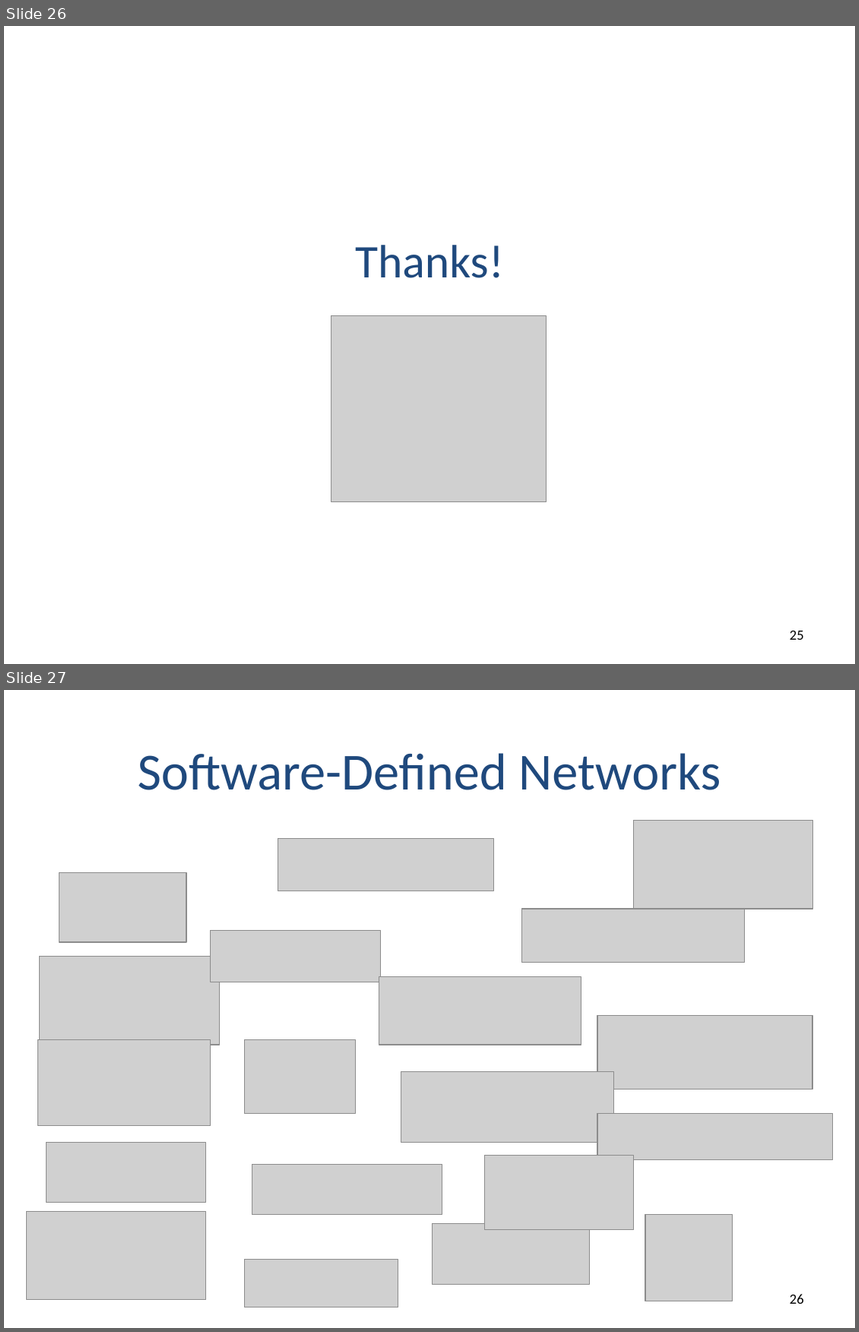
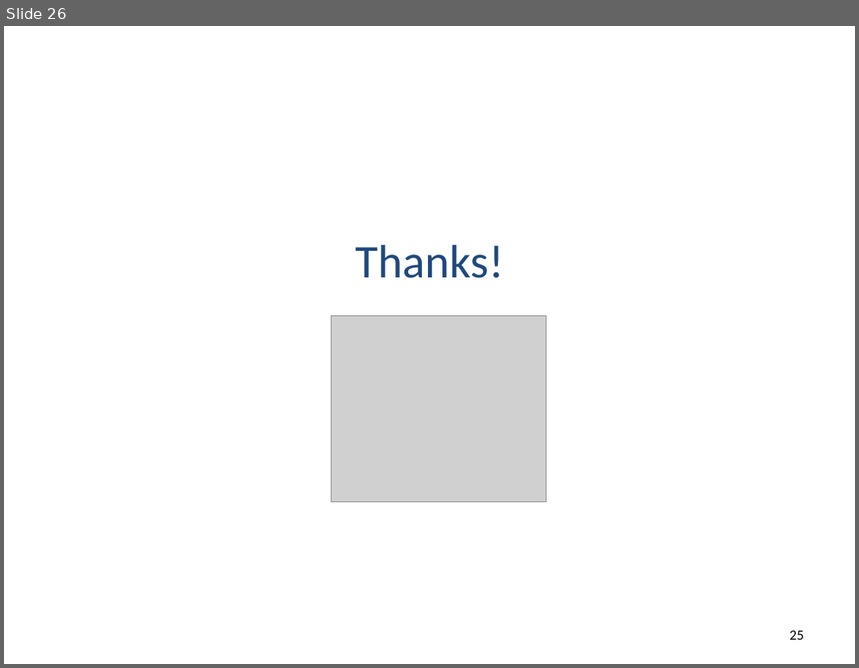
Before and after one commit to xinjin/homepage, a slide deck: files/HotSDN14_CoHypervisor_slides.pptx. Shown one above the other, each under a label of ours: slides 26 and 27 before the commit, slide 26 after it. The pictures are 859x1332 and 859x668 pixels, drawn with LibreOffice and Linux fonts; fonts in the diff are those of the drawing; grey boxes stand for pictures. Boxes give left, top, right and bottom in pixels: in the first picture for what was removed or moved away, otherwise in the second. Text is boxed around its words. In the diff, an @@ line names an element or a change of style, - is before the commit and + after.

Commit message:
update

```diff
--- a/files/HotSDN14_CoHypervisor_slides.pptx
+++ b/files/HotSDN14_CoHypervisor_slides.pptx
@@ slide 27 removed at (x1=4, y1=690, x2=855, y2=1328), background #FFFFFF @@
@@ title removed at (x1=138, y1=753, x2=721, y2=790) @@
-Software-Defined Networks
@@ picture removed at (x1=633, y1=820, x2=813, y2=909) @@
@@ picture removed at (x1=278, y1=839, x2=494, y2=891) @@
@@ picture removed at (x1=59, y1=873, x2=186, y2=942) @@
@@ picture removed at (x1=522, y1=909, x2=746, y2=962) @@
@@ picture removed at (x1=211, y1=931, x2=381, y2=983) @@
@@ picture removed at (x1=40, y1=957, x2=219, y2=1045) @@
@@ picture removed at (x1=379, y1=977, x2=582, y2=1045) @@
@@ picture removed at (x1=598, y1=1016, x2=813, y2=1090) @@
@@ picture removed at (x1=38, y1=1040, x2=211, y2=1127) @@
@@ picture removed at (x1=244, y1=1040, x2=354, y2=1114) @@
@@ picture removed at (x1=401, y1=1072, x2=614, y2=1142) @@
@@ picture removed at (x1=598, y1=1114, x2=832, y2=1160) @@
@@ picture removed at (x1=46, y1=1143, x2=205, y2=1202) @@
@@ picture removed at (x1=252, y1=1164, x2=442, y2=1214) @@
@@ picture removed at (x1=484, y1=1156, x2=633, y2=1230) @@
@@ picture removed at (x1=26, y1=1212, x2=205, y2=1300) @@
@@ picture removed at (x1=432, y1=1224, x2=590, y2=1284) @@
@@ picture removed at (x1=645, y1=1215, x2=733, y2=1301) @@
@@ picture removed at (x1=244, y1=1259, x2=398, y2=1307) @@
@@ page number removed at (x1=790, y1=1294, x2=804, y2=1304) @@
-26
```
